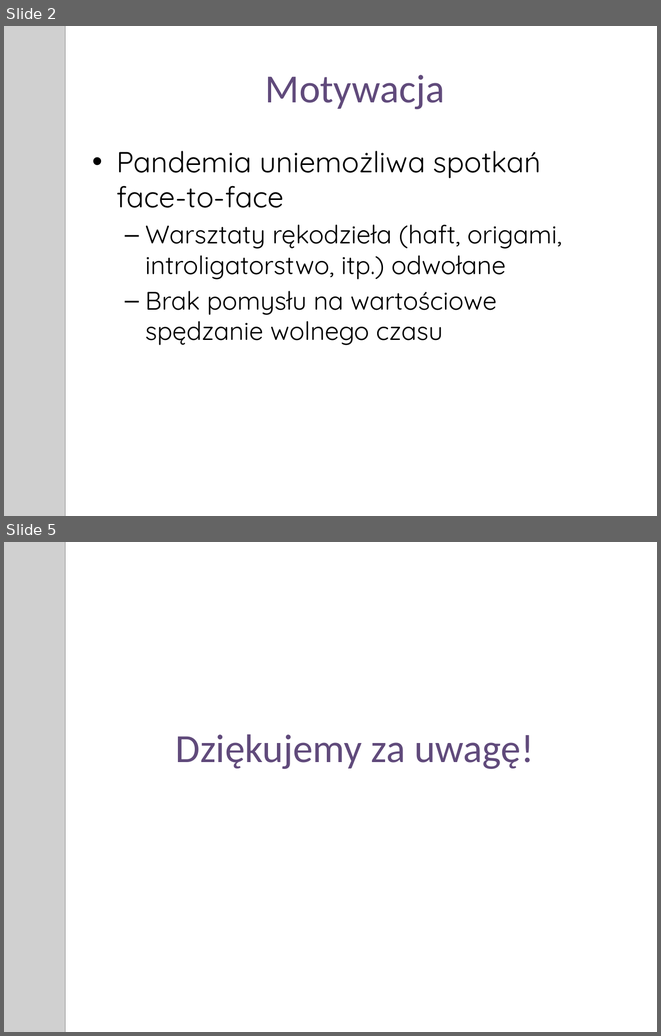
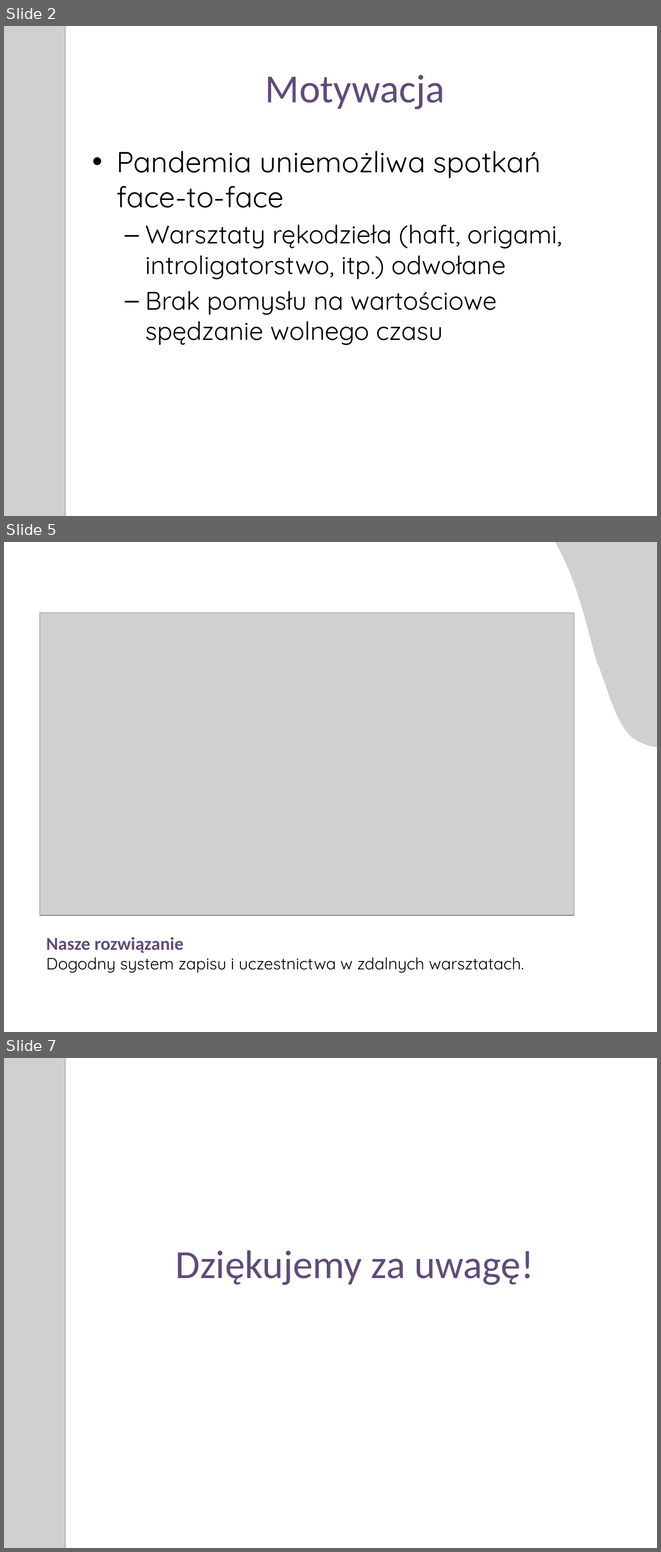
Before and after one commit to macbi/szydelko, a slide deck: Szydełko – platforma warsztatów rękodzieła online.pptx. Shown one above the other, each under a label of ours: slides 2 and 5 before the commit, slides 2, 5 and 7 after it; the slides between them are not shown. The pictures are 661x1036 and 661x1552 pixels, drawn with LibreOffice and Linux fonts; fonts in the diff are those of the drawing; grey boxes stand for pictures. Boxes give left, top, right and bottom in pixels: in the first picture for what was removed or moved away, otherwise in the second. Text is boxed around its words. In the diff, an @@ line names an element or a change of style, - is before the commit and + after.

```diff
--- a/Szydełko – platforma warsztatów rękodzieła online.pptx
+++ b/Szydełko – platforma warsztatów rękodzieła online.pptx
@@ slide 5 added at bbox=[4, 542, 657, 1032], background #FFFFFF @@
@@ freeform shape added at bbox=[531, 542, 657, 765], fill #FFFFFF @@
@@ picture added at bbox=[539, 542, 657, 751] @@
@@ picture added at bbox=[40, 612, 574, 915] @@
@@ title added at bbox=[46, 937, 184, 953], 20 pt, text #604A7B, bold @@
+Nasze rozwiązanie
@@ text added at bbox=[46, 957, 524, 972], 18 pt, text #000000 @@
+Dogodny system zapisu i uczestnictwa w zdalnych warsztatach.
@@ what was slide 5 is now slide 7 @@
```
Also in this commit, not shown: 2 slides changed, 1 other slide added, 1 other file.
